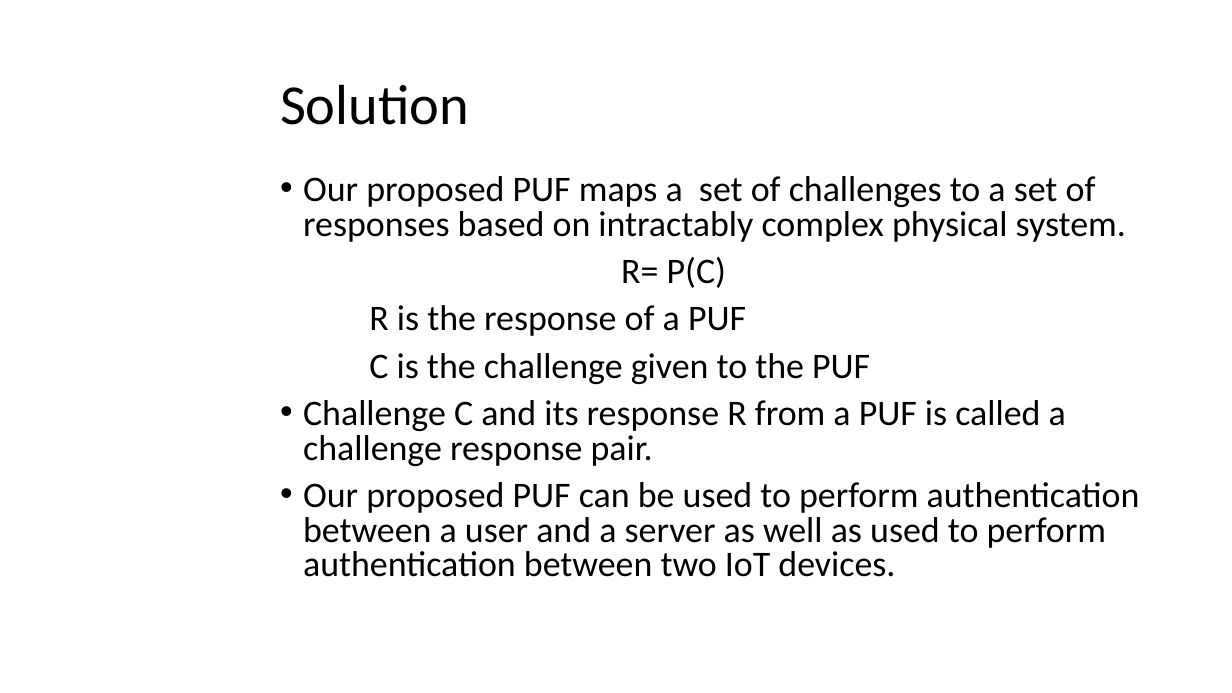
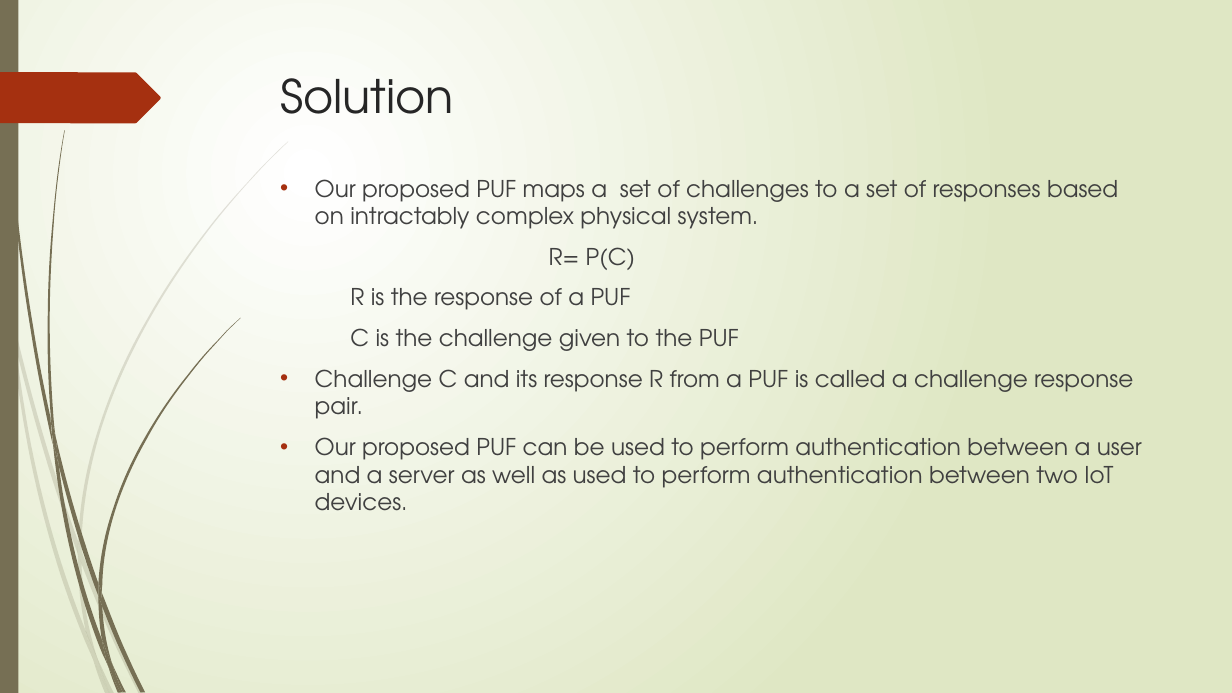
Before and after one commit to vinotha8888/authentication, a slide deck: slide 10 of mat.pptx (slide 3 before the commit). Drawn at 1232x693 pixels with LibreOffice and Linux fonts; fonts in the diff are those of the drawing. Boxes give left, top, right and bottom in pixels: in the first picture for what was removed or moved away, otherwise in the second. Text is boxed around its words. In the diff, an @@ line names an element or a change of style, - is before the commit and + after.

```diff
--- a/mat.pptx
+++ b/mat.pptx
@@ background #FFFFFF to gradient #FFFFFF to #DFE8C4 @@
@@ rectangle added at (0,0,18,693), fill #766F54 @@
@@ freeform shape added at (0,72,161,123), fill #A53010 @@
@@ title "Solution" at (280,78,454,114): size 44 to 36 pt, font Calibri to TeX Gyre Adventor, text colour #000000 to #262626; line spacing 0.9 to 1; vertical alignment middle to top @@
@@ text "Our proposed PUF maps a ..." at (315,179,1142,511): size 28 to 18 pt, font Calibri to TeX Gyre Adventor, text colour #000000 to #404040; indent changed; line spacing 0.8 to 1 @@
@@ group added at (0,141,288,693): 10 freeform shapes @@
@@ group added at (3,0,240,693): 12 freeform shapes @@
```
Also in this commit, not shown: 3 other slides changed, 8 slides added, 5 slides removed.
